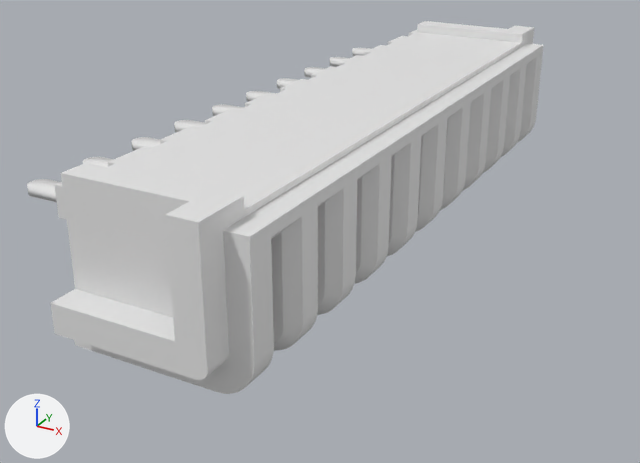
The Blender file connectors/battery connector for laptop 10 pin 01.blend as it was, and as the next commit left it.
Rendered twice from a camera (50 mm lens) standing at (0.0113, -0.0299, 0.013) and looking at (-0.0042, -0.0017, -0.0011). Arrows for +X, +Y and +Z are at lower left; the lights stay in place.

Script lines for the objects in view, before the commit:
```python
ob_base_f = bpy.data.objects.new('base_f', me_plane_005)
ob_base_f.location = (0.0, 0.0, 0.0)
ob_base_m = bpy.data.objects.new('base_m', me_plane_002)
ob_base_m.location = (0.0, 0.0, 0.0)
ob_pin_f_individual = bpy.data.objects.new('pin_f.individual', me_plane_004)
ob_pin_f_individual.location = (0.0, 0.0, 0.0)
ob_pin_m_individual = bpy.data.objects.new('pin_m.individual', me_plane_001)
ob_pin_m_individual.location = (0.0, 0.0, 0.0)
```
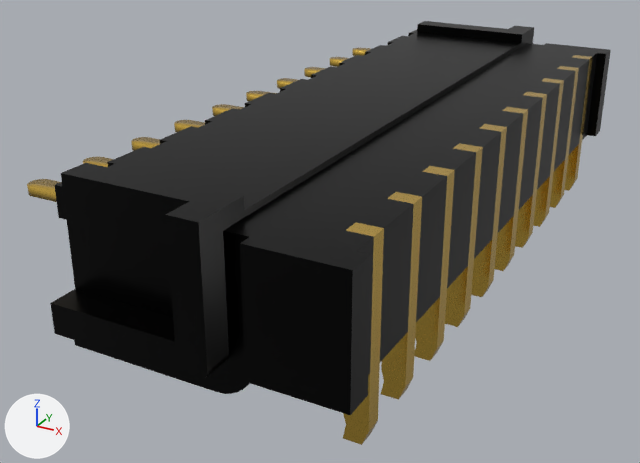
Pixel boxes (x1, y1, x2, y2) of what changed, in the pictures (640 x 463 px):
'base_f', recoloured (white to black)
    both: (50, 21, 543, 394)
'base_m', shown (black)
    after: (240, 43, 611, 415)
'pin_m.individual', shown (yellow)
    after: (343, 55, 592, 445)
'pin_f.individual', recoloured (white to yellow)
    both: (27, 48, 370, 202)

Edits to the bpy script that builds the scene:
```text
Add mat_black_plastic:
    mat_black_plastic = principled_material('black plastic')
    mat_black_plastic.base_color = (0.0, 0.0, 0.0)  # black #000000
    mat_black_plastic.roughness = 0.3
    mat_black_plastic.specular_ior_level = 0.15
Add mat_contact_pin:
    mat_contact_pin = principled_material('contact pin')
    mat_contact_pin.base_color = (0.8, 0.522, 0.0887)  # yellow #e7bf54
    mat_contact_pin.metallic = 0.9
    mat_contact_pin.roughness = 0.2
    mat_contact_pin.specular_ior_level = 0.4
Change me_plane_001:
    where me_plane_001.from_pydata(...)  # 36 vertices, 34 faces; spans x -0.0042..0.0027, y 0.01095..0.01155, z -0.0024..0.004
    add me_plane_001.materials.append(mat_contact_pin)  # yellow #e7bf54
Change me_plane_002:
    where me_plane_002.from_pydata(...)  # 30 vertices, 24 faces; spans x 0.0..0.0031, y 0.0125..0.0135, z 0.0..0.004
    add me_plane_002.materials.append(mat_black_plastic)  # black #000000
Change me_plane_004:
    where me_plane_004.from_pydata(...)  # 45 vertices, 14 faces; spans x -0.0094..-0.0012, y 0.0104..0.0121, z -0.0002..0.0032
    add me_plane_004.materials.append(mat_contact_pin)  # yellow #e7bf54
Change me_plane_005:
    where me_plane_005.from_pydata(...)  # 93 vertices, 82 faces; spans x -0.0065..0.0, y 0.01205..0.01405, z -0.001..0.0046
    add me_plane_005.materials.append(mat_black_plastic)  # black #000000
Change ob_pin_m_individual:
    remove ob_pin_m_individual.hide_set(True)
Change ob_base_m:
    remove ob_base_m.hide_set(True)
```
